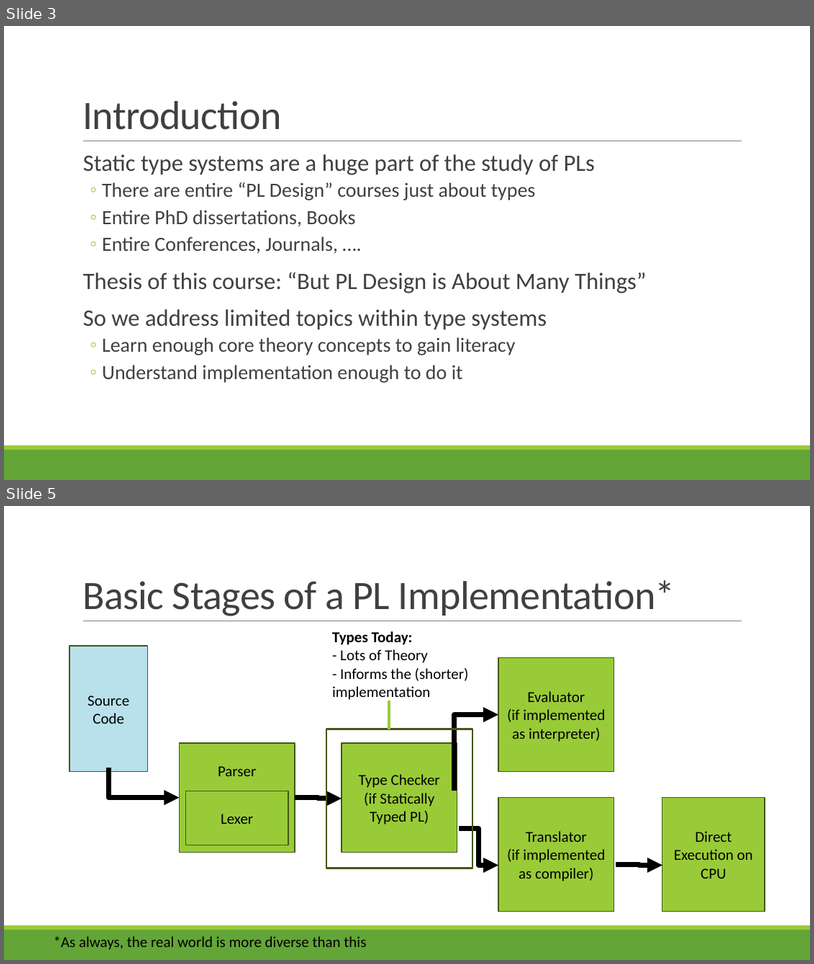
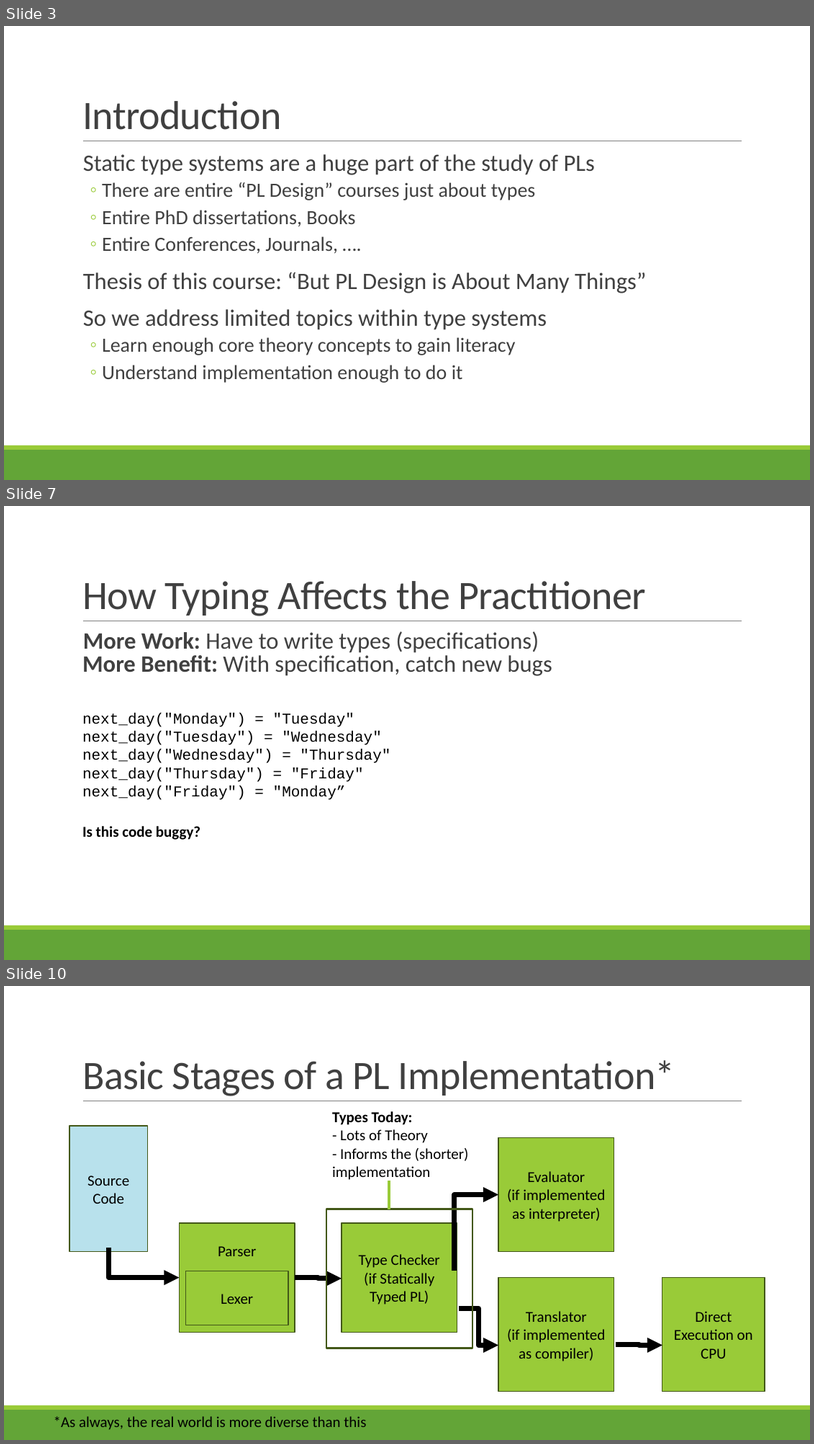
Before and after one commit to rbohrer/pl-course, a slide deck: LectureSlides/07Types.pptx. Shown one above the other, each under a label of ours: slides 3 and 5 before the commit, slides 3, 7 and 10 after it; the slides between them are not shown. The pictures are 814x964 and 814x1444 pixels, drawn with LibreOffice and Linux fonts; fonts in the diff are those of the drawing. Boxes give left, top, right and bottom in pixels: in the first picture for what was removed or moved away, otherwise in the second. Text is boxed around its words. In the diff, an @@ line names an element or a change of style, - is before the commit and + after.

```diff
--- a/LectureSlides/07Types.pptx
+++ b/LectureSlides/07Types.pptx
@@ slide 7 added at bbox=[4, 506, 810, 960], background #FFFFFF; not listed: 3 template elements that a slide beside it also shows @@
@@ title added at bbox=[82, 581, 646, 616], 48 pt, text #404040 @@
+How Typing Affects the Practitioner
@@ text added at bbox=[82, 631, 552, 676], 28 pt, text #404040 @@
+  More Work: Have to write types (specifications)
+  More Benefit: With specification, catch new bugs
@@ text added at bbox=[82, 713, 391, 800], 18 pt, text #000000 @@
+next_day("Monday") = "Tuesday" next_day("Tuesday") = "Wednesday" next_day("Wednesday") = "Thursday" next_day("Thursday") = "Friday" next_day("Friday") = "Monday”
@@ text added at bbox=[82, 826, 201, 839], 18 pt, text #000000, bold @@
+Is this code buggy?
@@ what was slide 5 is now slide 10 @@
```
Also in this commit, not shown: 6 other slides added, 1 slide removed.
